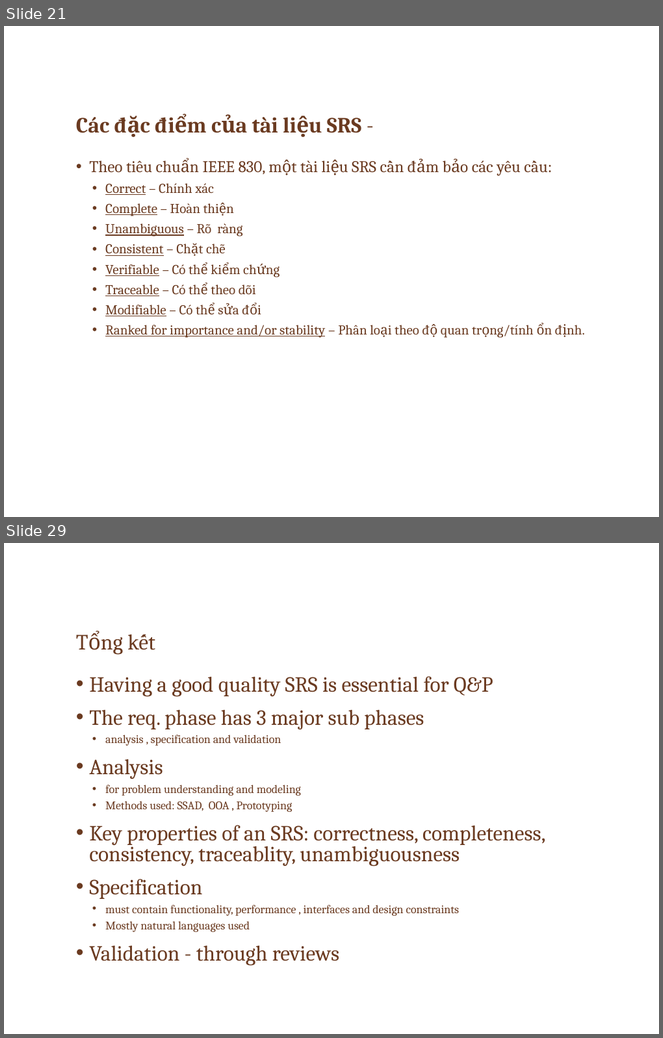
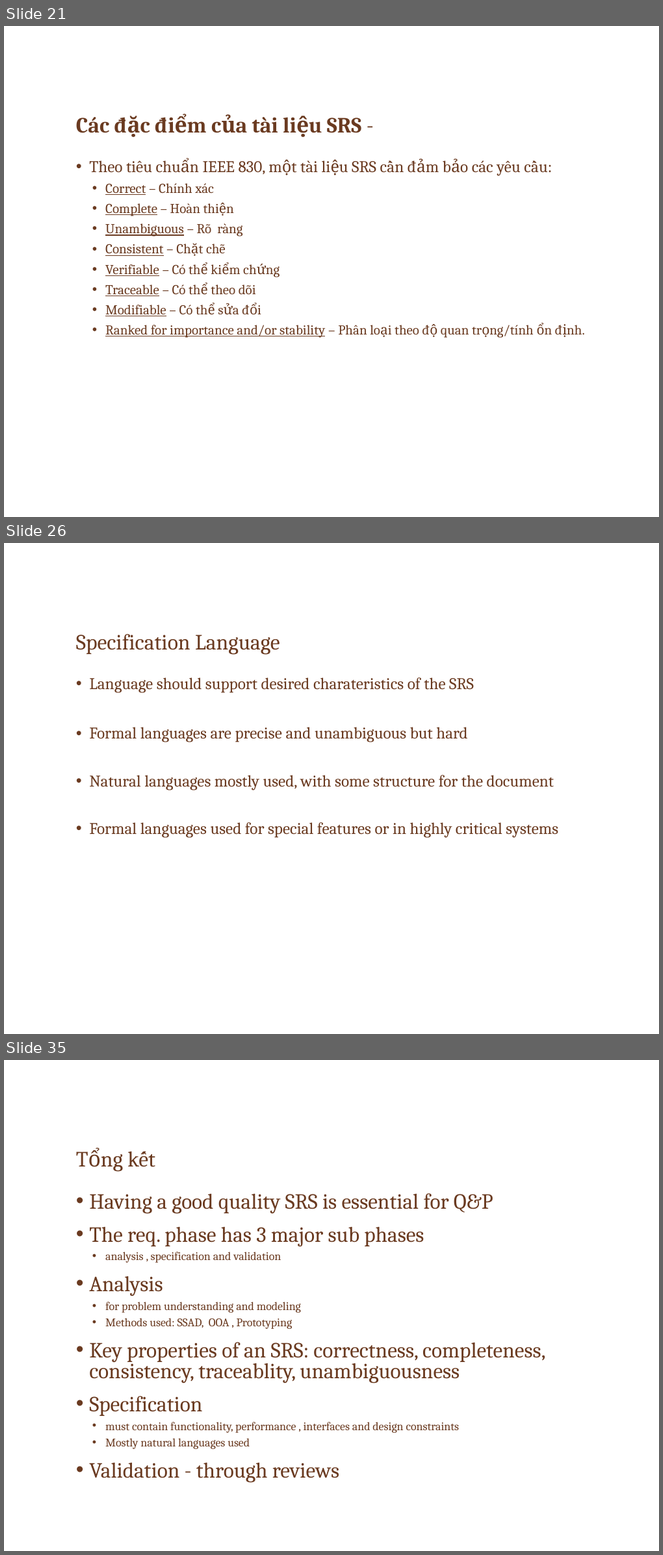
Before and after one commit to ChrisJamison/seminar_cnpm, a slide deck: Seminar/Software Requirement.pptx. Shown one above the other, each under a label of ours: slides 21 and 29 before the commit, slides 21, 26 and 35 after it; the slides between them are not shown. The pictures are 663x1038 and 663x1555 pixels, drawn with LibreOffice and Linux fonts; fonts in the diff are those of the drawing; background and template pictures are left out. Boxes give left, top, right and bottom in pixels: in the first picture for what was removed or moved away, otherwise in the second. Text is boxed around its words. In the diff, an @@ line names an element or a change of style, - is before the commit and + after.

```diff
--- a/Seminar/Software Requirement.pptx
+++ b/Seminar/Software Requirement.pptx
@@ slide 26 added at (4,543,659,1034), background picture (left out) @@
@@ title added at (76,634,280,655), 24 pt, text #6A3A20 @@
+Specification Language
@@ text added at (89,678,558,838), 18 pt, text #6A3A20 @@
+• Language should support desired charateristics of the SRS
+• Formal languages are precise and unambiguous but hard
+• Natural languages mostly used, with some structure for the document
+• Formal languages used for special features or in highly critical systems
@@ what was slide 29 is now slide 35 @@
```
Also in this commit, not shown: 5 slides changed, 7 other slides added, 2 slides removed.
